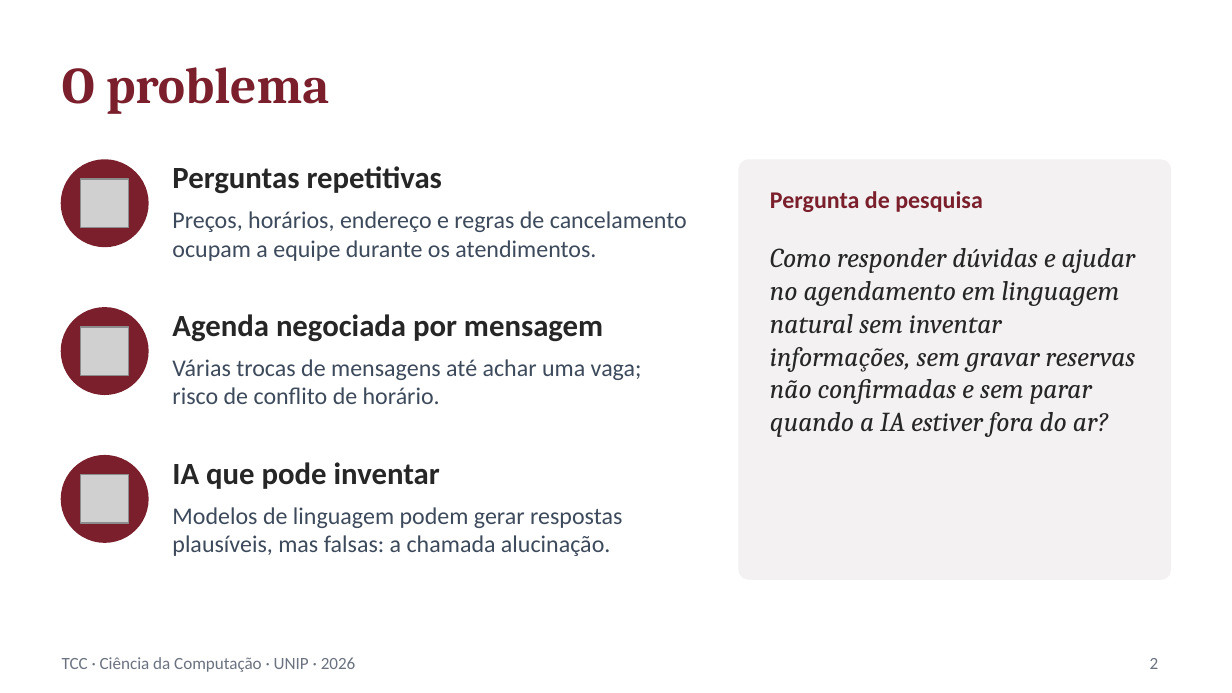
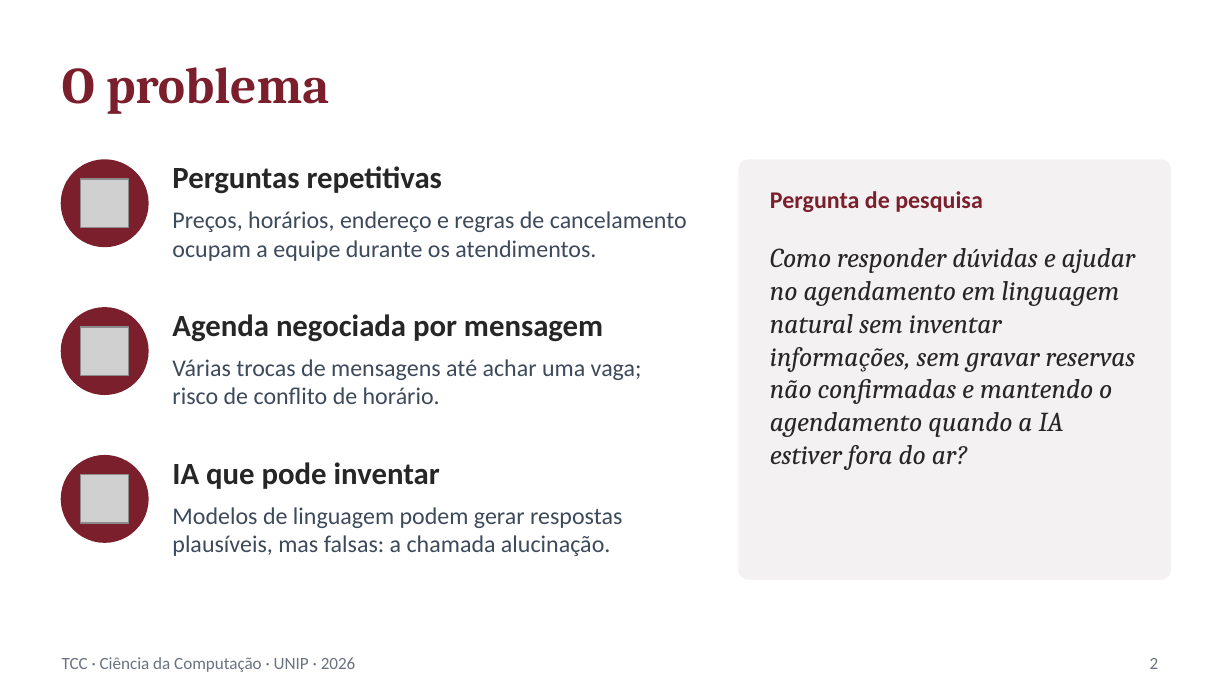
Before and after one commit to JoaoLeca/TCC-PARCIAL, a slide deck: slide 2 of docs/apresentacao/apresentacao_tcc.pptx. Drawn at 1232x693 pixels with LibreOffice and Linux fonts; fonts in the diff are those of the drawing; grey boxes stand for pictures. Boxes give left, top, right and bottom in pixels: in the first picture for what was removed or moved away, otherwise in the second. Text is boxed around its words. In the diff, an @@ line names an element or a change of style, - is before the commit and + after.

```diff
--- a/docs/apresentacao/apresentacao_tcc.pptx
+++ b/docs/apresentacao/apresentacao_tcc.pptx
@@ text at (770, 248, 1136, 470): text changed @@
-Como responder dúvidas e ajudar no agendamento em linguagem natural sem inventar informações, sem gravar reservas não confirmadas e sem parar quando a IA estiver fora do ar?
+Como responder dúvidas e ajudar no agendamento em linguagem natural sem inventar informações, sem gravar reservas não confirmadas e mantendo o agendamento quando a IA estiver fora do ar?
```
Also in this commit, not shown: 11 other slides changed, 1 slide added, 14 other files.
